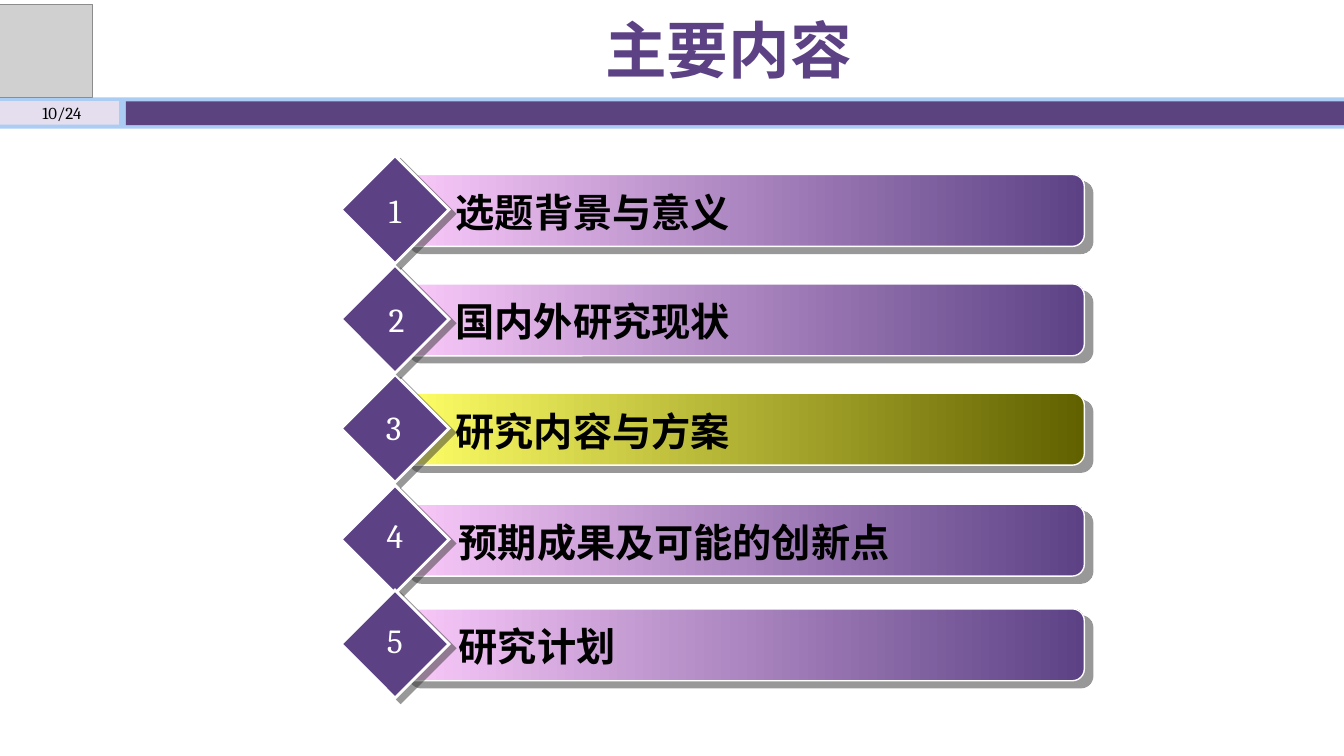
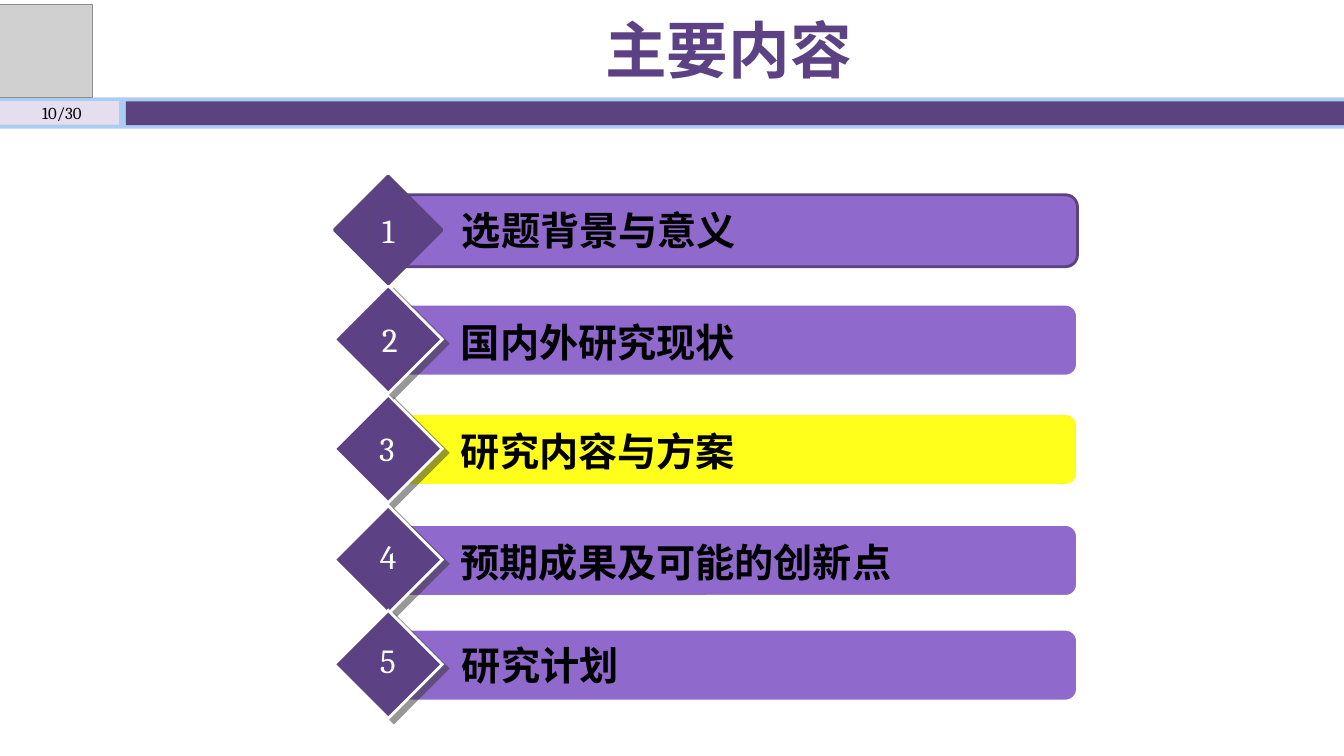
Before and after one commit to shawn47/0930, a slide deck: slide 10 of 开题答辩930.pptx. Drawn at 1344x756 pixels with LibreOffice and Linux fonts; fonts in the diff are those of the drawing; grey boxes stand for pictures. Boxes give left, top, right and bottom in pixels: in the first picture for what was removed or moved away, otherwise in the second. Text is boxed around its words. In the diff, an @@ line names an element or a change of style, - is before the commit and + after.

```diff
--- a/开题答辩930.pptx
+++ b/开题答辩930.pptx
@@ text at box(42, 107, 81, 121): text changed @@
-10/24
+10/30
@@ diamond added at box(335, 176, 443, 284), fill #5C4285, outline #5C4381 2 pt @@
@@ rectangle "1" at box(370, 205, 406, 253): fill none to #5C4285; outline none to #5C4381 2 pt @@
@@ rounded rectangle added at box(394, 195, 1078, 266), fill #8F69CB, outline #5C4381 2 pt @@
@@ text "选题背景与意义" rewrapped from box(456, 187, 730, 238) to box(462, 211, 736, 249) @@
@@ 4 texts, 3 diamonds, 3 rounded rectangles, 1 rectangle: place and size @@
-4 texts, 3 diamonds, 3 rounded rectangles, 1 rectangle at box(341, 200, 1085, 654)
+4 texts, 3 diamonds, 3 rounded rectangles, 1 rectangle at box(335, 205, 1078, 674)
@@ fill gradient #FAE6FA to #5C4285 to #8F69CB; outline #FFFFFF 1 pt to #FFFFFF 2 pt; shadow off in 3 elements at box(394, 629, 1078, 701), box(394, 524, 1078, 596), box(394, 304, 1078, 376) @@
@@ 3 texts: place and size @@
-3 texts at box(456, 296, 730, 665)
+3 texts at box(461, 323, 735, 684)
@@ rounded rectangle at box(394, 413, 1078, 485): fill gradient #FFFF67 to #616200 to #FFFF1B; outline #FFFFFF 1 pt to #FFFFFF 2 pt; shadow off @@
@@ text "预期成果及可能的创新点" rewrapped from box(459, 517, 890, 568) to box(461, 543, 892, 581) @@
@@ diamond removed at box(341, 590, 449, 698) @@
@@ diamond: place and size @@
-diamond at box(341, 155, 449, 263)
+diamond at box(335, 611, 443, 719)
@@ rounded rectangle: place and size @@
-rounded rectangle at box(401, 174, 1085, 246)
+rounded rectangle at box(394, 629, 1078, 701)
@@ rounded rectangle removed at box(401, 609, 1085, 681) @@
```
Also in this commit, not shown: 21 other slides changed, 8 slides added, 12 slides removed, 8 other files.
